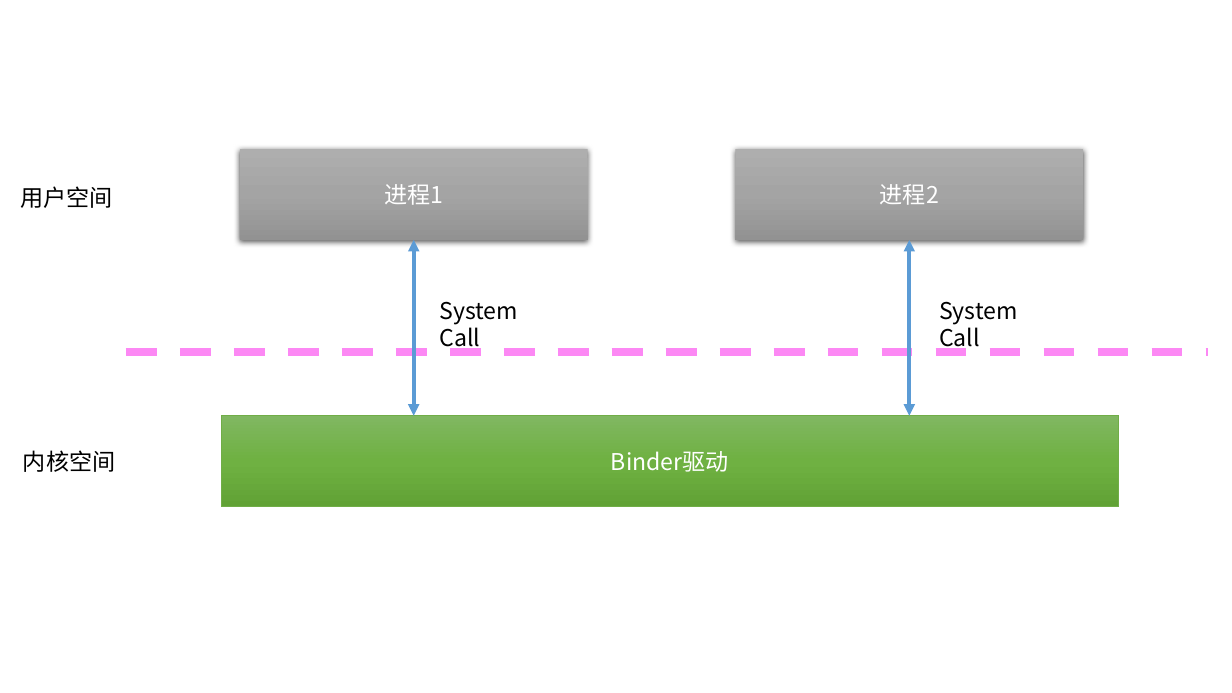
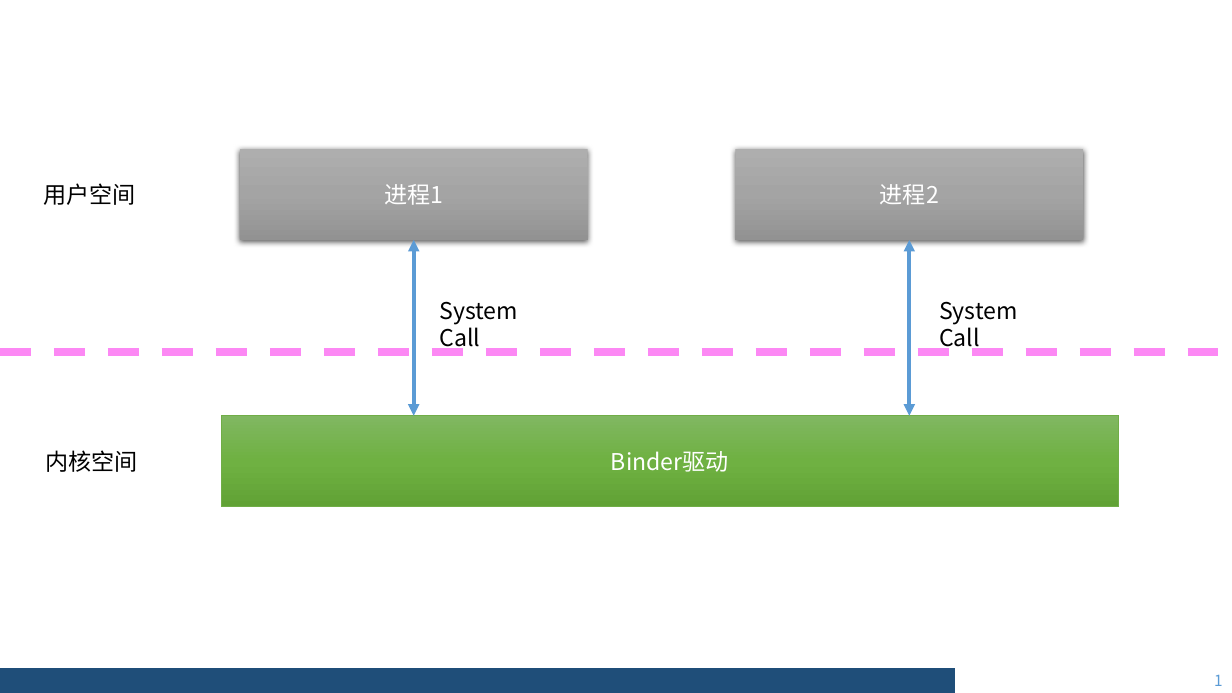
Before and after one commit to MiJack/mijack.github.io, a slide deck: slide 1 of blog.pptx. Drawn at 1232x693 pixels with LibreOffice and Linux fonts; fonts in the diff are those of the drawing. Boxes give left, top, right and bottom in pixels: in the first picture for what was removed or moved away, otherwise in the second. Text is boxed around its words. In the diff, an @@ line names an element or a change of style, - is before the commit and + after.

```diff
--- a/blog.pptx
+++ b/blog.pptx
@@ text "用户空间": place and size @@
-text "用户空间" at [20,186,112,208]
+text "用户空间" at [43,183,135,205]
@@ line moved from (126, 352) - (1209, 352) to (0, 352) - (1232, 352) @@
@@ text "内核空间": place and size @@
-text "内核空间" at [23,450,115,472]
+text "内核空间" at [45,450,137,472]
@@ rectangle added at [0,668,955,693], fill #1F4E79, outline #1F4E79 0.75 pt @@
@@ page number added at [1214,674,1223,686], 12 pt, text #5B9BD5 @@
+1
```
Also in this commit, not shown: 1 other slide changed, 37 other files.
